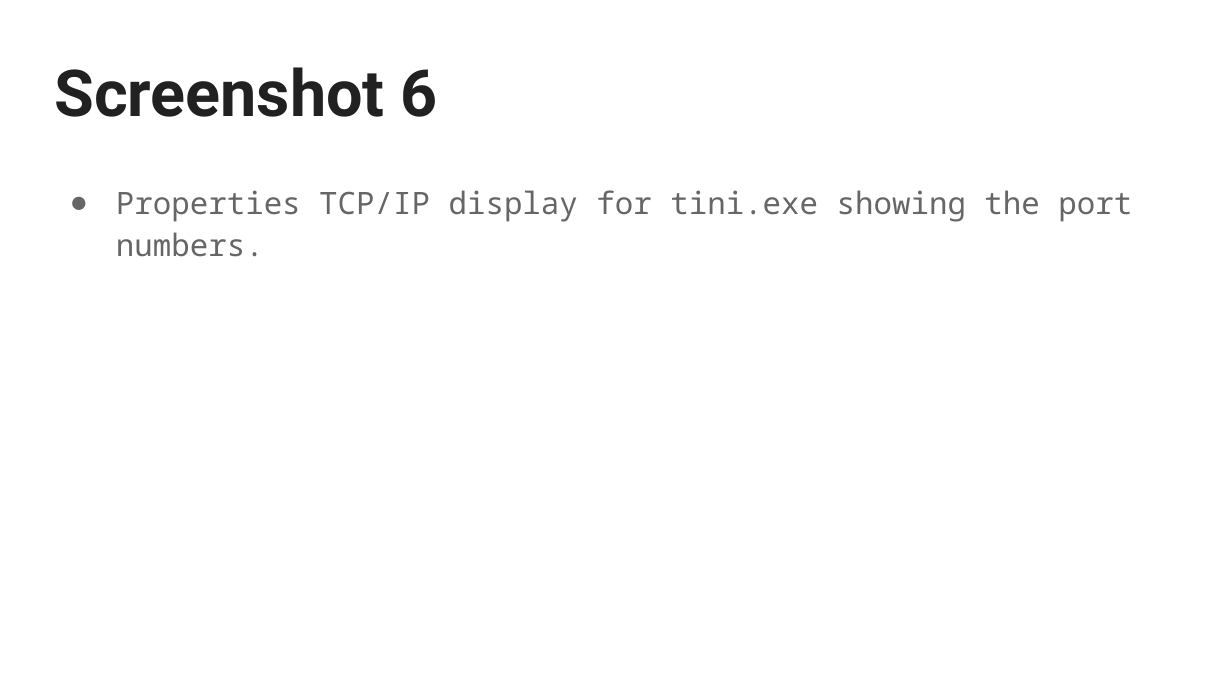
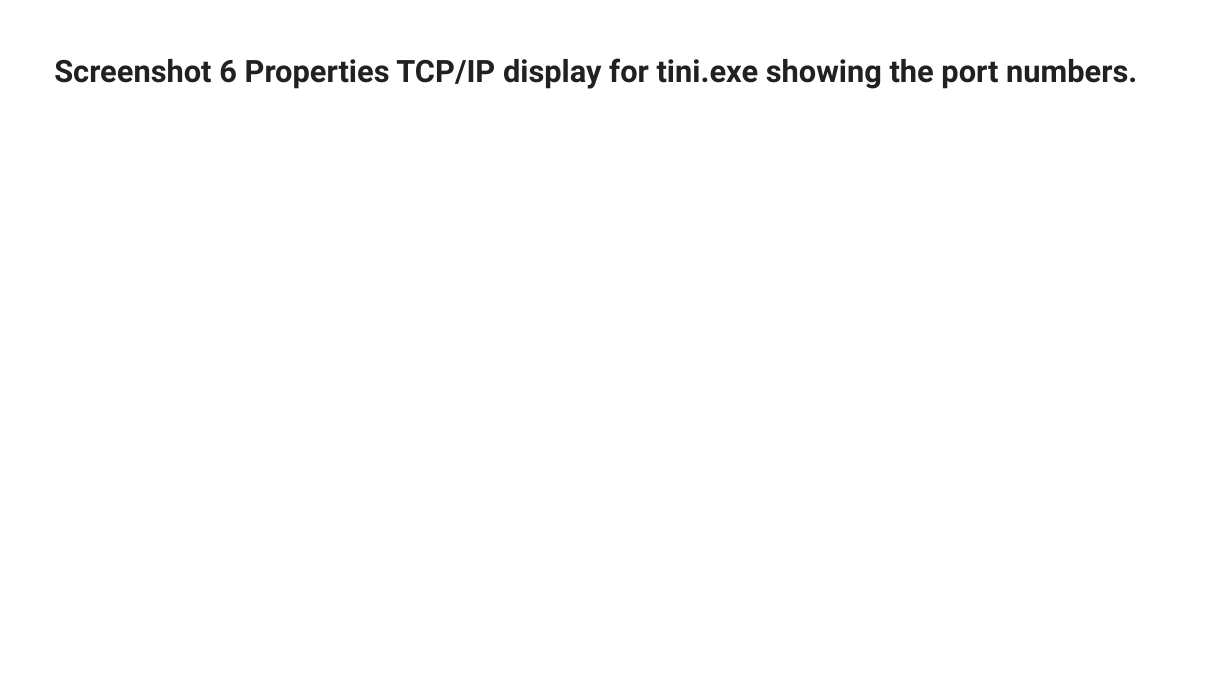
Before and after one commit to WikiSteve/networking-labs, a slide deck: slide 7 of labs/070-lab-process-explorer/assets/Process Explorer SUBMISSION TEMPLATE.pptx. Drawn at 1232x693 pixels with LibreOffice and Linux fonts; fonts in the diff are those of the drawing. Boxes give left, top, right and bottom in pixels: in the first picture for what was removed or moved away, otherwise in the second. Text is boxed around its words. In the diff, an @@ line names an element or a change of style, - is before the commit and + after.

```diff
--- a/labs/070-lab-process-explorer/assets/Process Explorer SUBMISSION TEMPLATE.pptx
+++ b/labs/070-lab-process-explorer/assets/Process Explorer SUBMISSION TEMPLATE.pptx
@@ title at (54, 58, 1137, 89): text changed; size 37.8 to 18 pt @@
-Screenshot 6
+Screenshot 6 Properties TCP/IP display for tini.exe showing the port numbers.
@@ text removed at (116, 190, 1132, 257) @@
-● Properties TCP/IP display for tini.exe showing the port numbers.
```
Also in this commit, not shown: 8 other slides changed, 6 other files.
